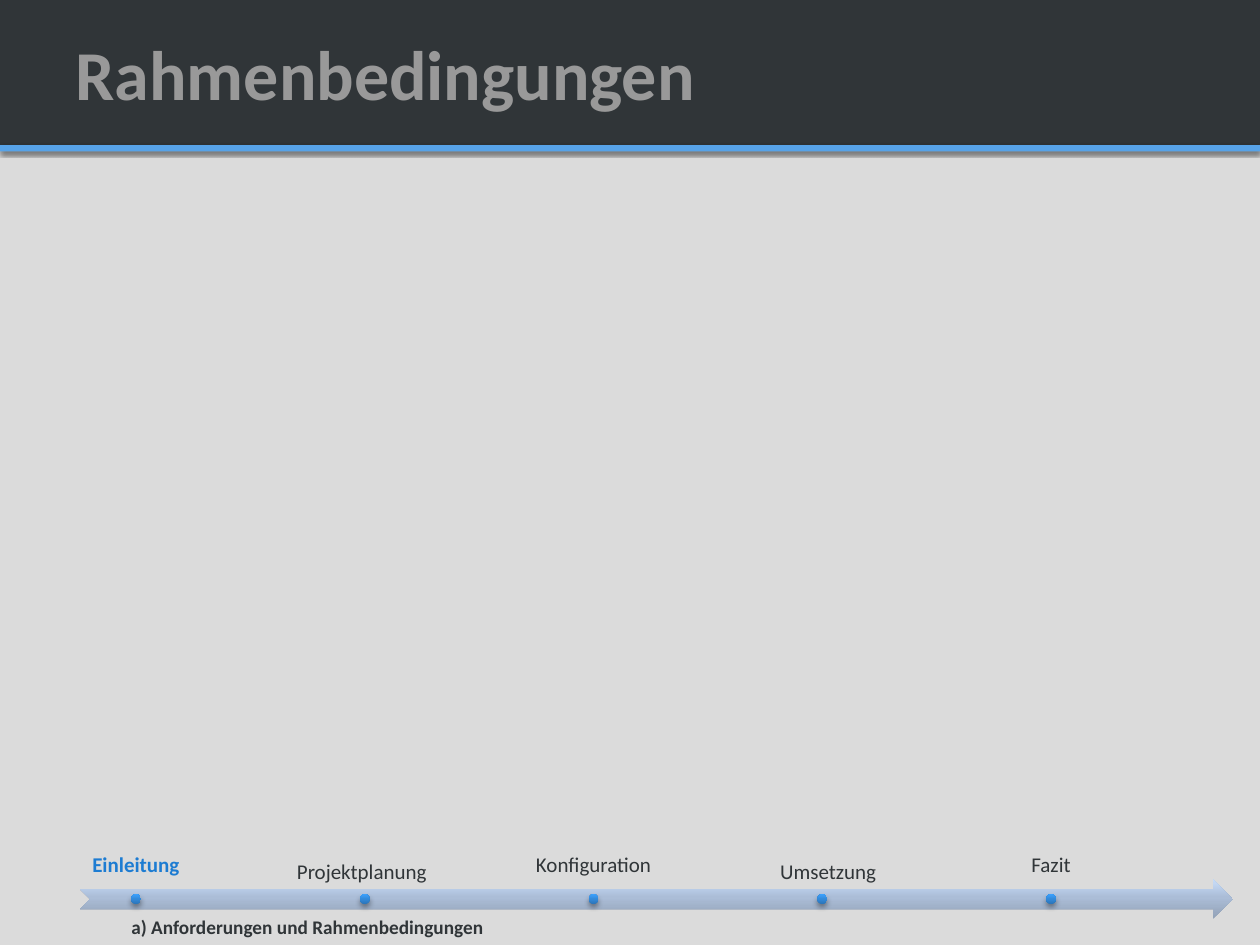
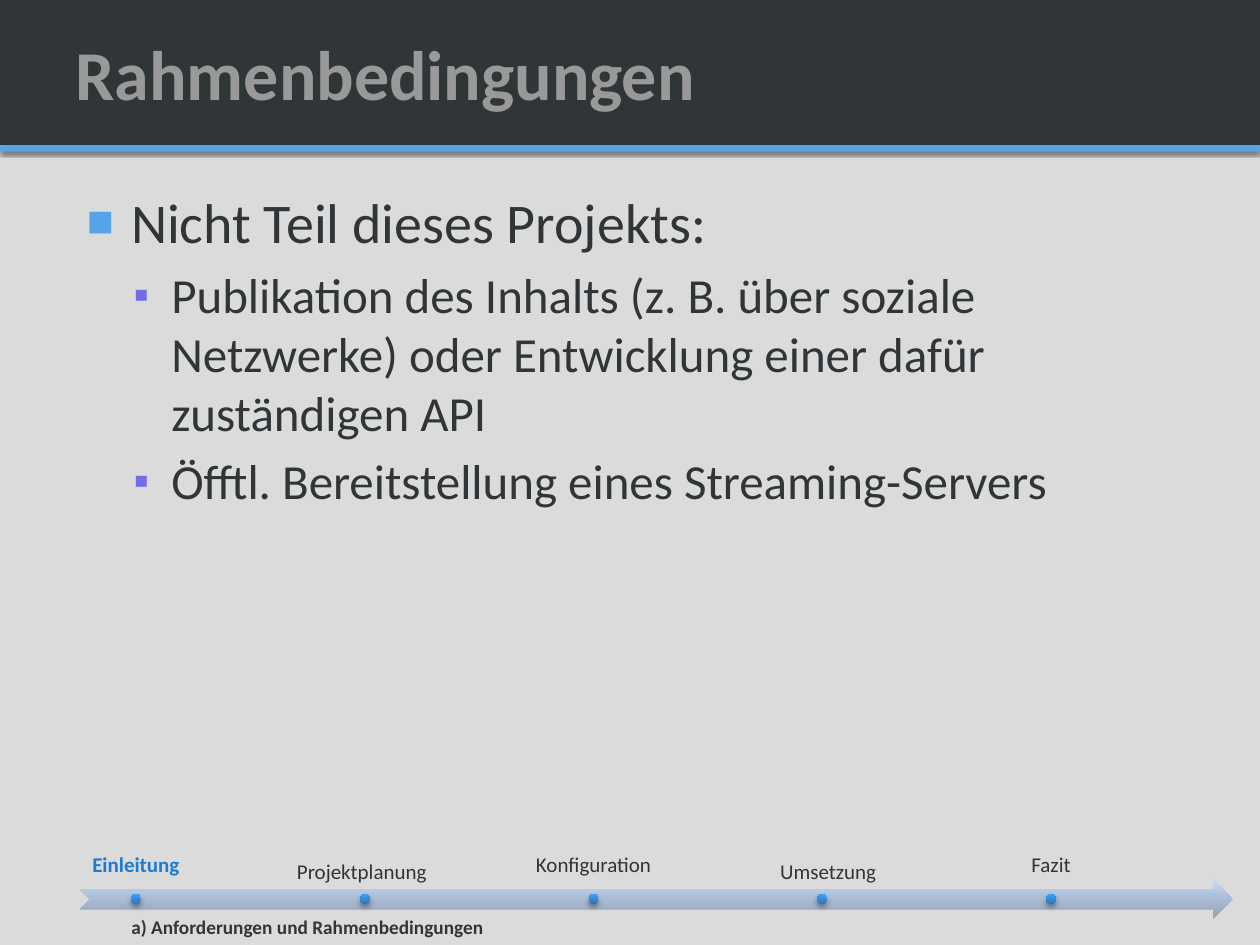
Before and after one commit to SAS-Systems/Unveiled-Documentation, a slide deck: slide 8 of Unveiled_MidtermPresentation.pptx (slide 7 before the commit). Drawn at 1260x945 pixels with LibreOffice and Linux fonts; fonts in the diff are those of the drawing; background and template pictures are left out. Boxes give left, top, right and bottom in pixels: in the first picture for what was removed or moved away, otherwise in the second. Text is boxed around its words. In the diff, an @@ line names an element or a change of style, - is before the commit and + after.

```diff
--- a/Unveiled_MidtermPresentation.pptx
+++ b/Unveiled_MidtermPresentation.pptx
@@ text added at [131,204,1047,508], 28 pt, text #303538 @@
+■ Nicht Teil dieses Projekts:
+  ▪ Publikation des Inhalts (z. B. über soziale Netzwerke) oder Entwicklung einer dafür zuständigen API
+  ▪ Öfftl. Bereitstellung eines Streaming-Servers
```
Also in this commit, not shown: 2 other slides changed, 1 slide added.
